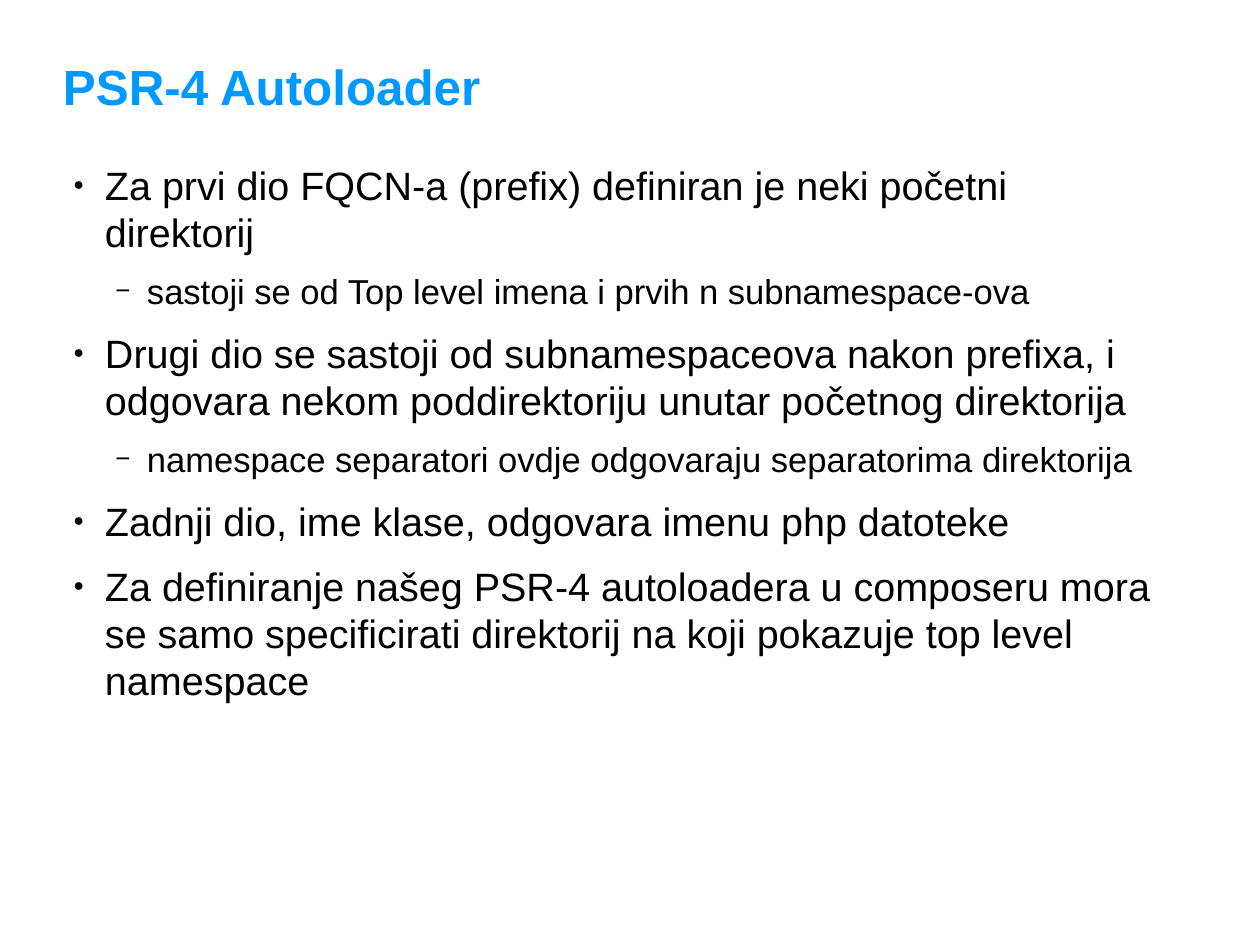
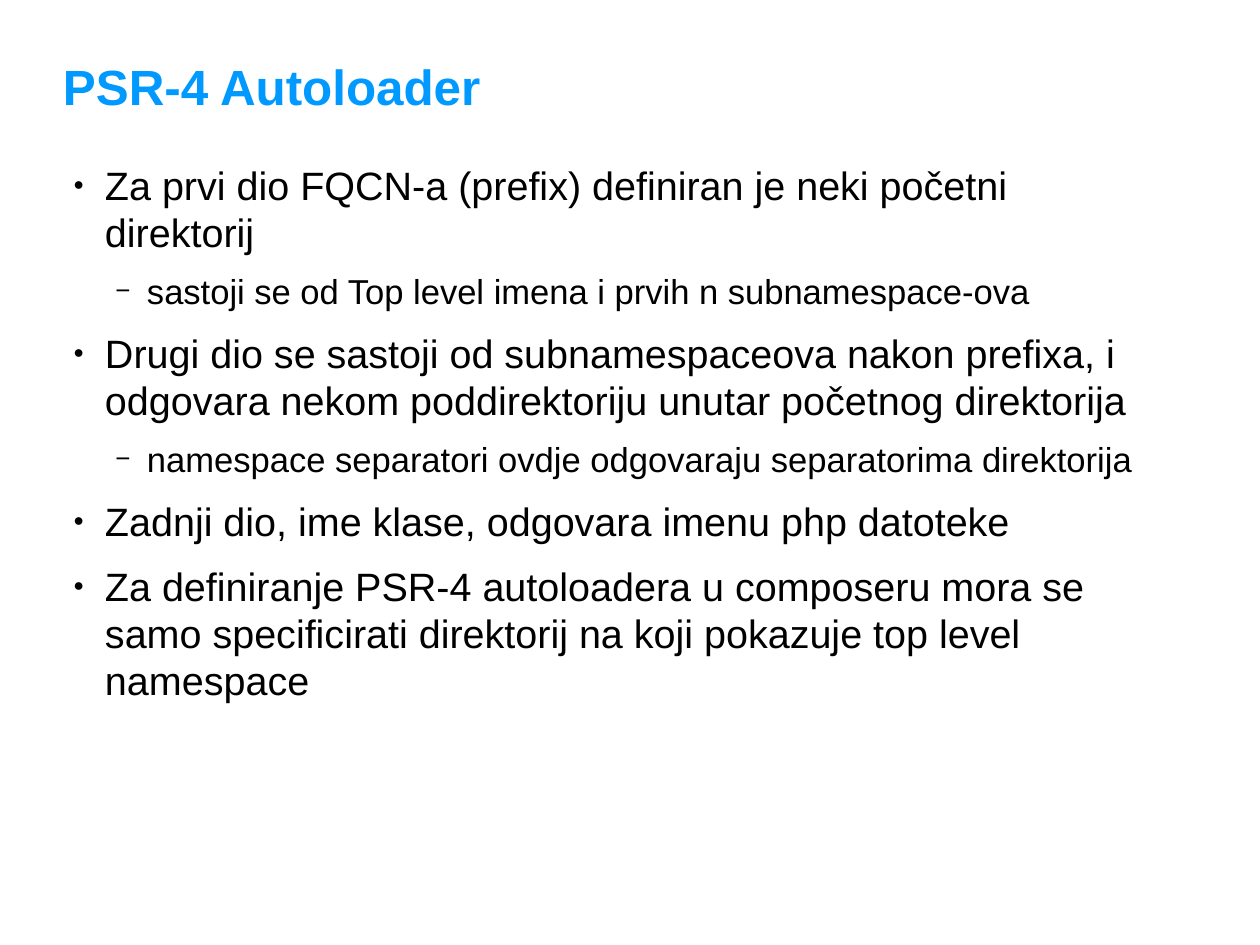
Before and after one commit to adriatichr/php-academy, a slide deck: slide 18 of predavanja/15 Composer i PHP Autoloading.odp (slide 19 before the commit). Drawn at 1260x945 pixels with LibreOffice and Linux fonts; fonts in the diff are those of the drawing; background and template pictures are left out. Boxes give left, top, right and bottom in pixels: in the first picture for what was removed or moved away, otherwise in the second. Text is boxed around its words. In the diff, an @@ line names an element or a change of style, - is before the commit and + after.

Commit message:
sitne ispravke u predavanju o composeru

```diff
--- a/predavanja/15 Composer i PHP Autoloading.odp
+++ b/predavanja/15 Composer i PHP Autoloading.odp
@@ text at <box>105,572,1084,703</box>: text changed @@
-● Za definiranje našeg PSR-4 autoloadera u composeru mora se samo specificirati direktorij na koji pokazuje top level namespace
+● Za definiranje PSR-4 autoloadera u composeru mora se samo specificirati direktorij na koji pokazuje top level namespace
```
Also in this commit, not shown: 3 other slides changed, 1 slide removed.
